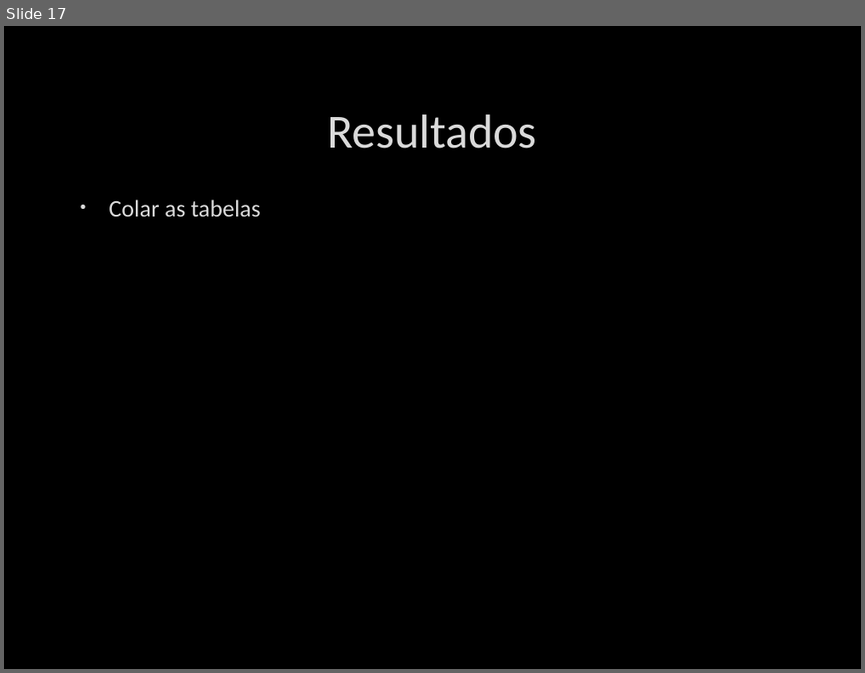
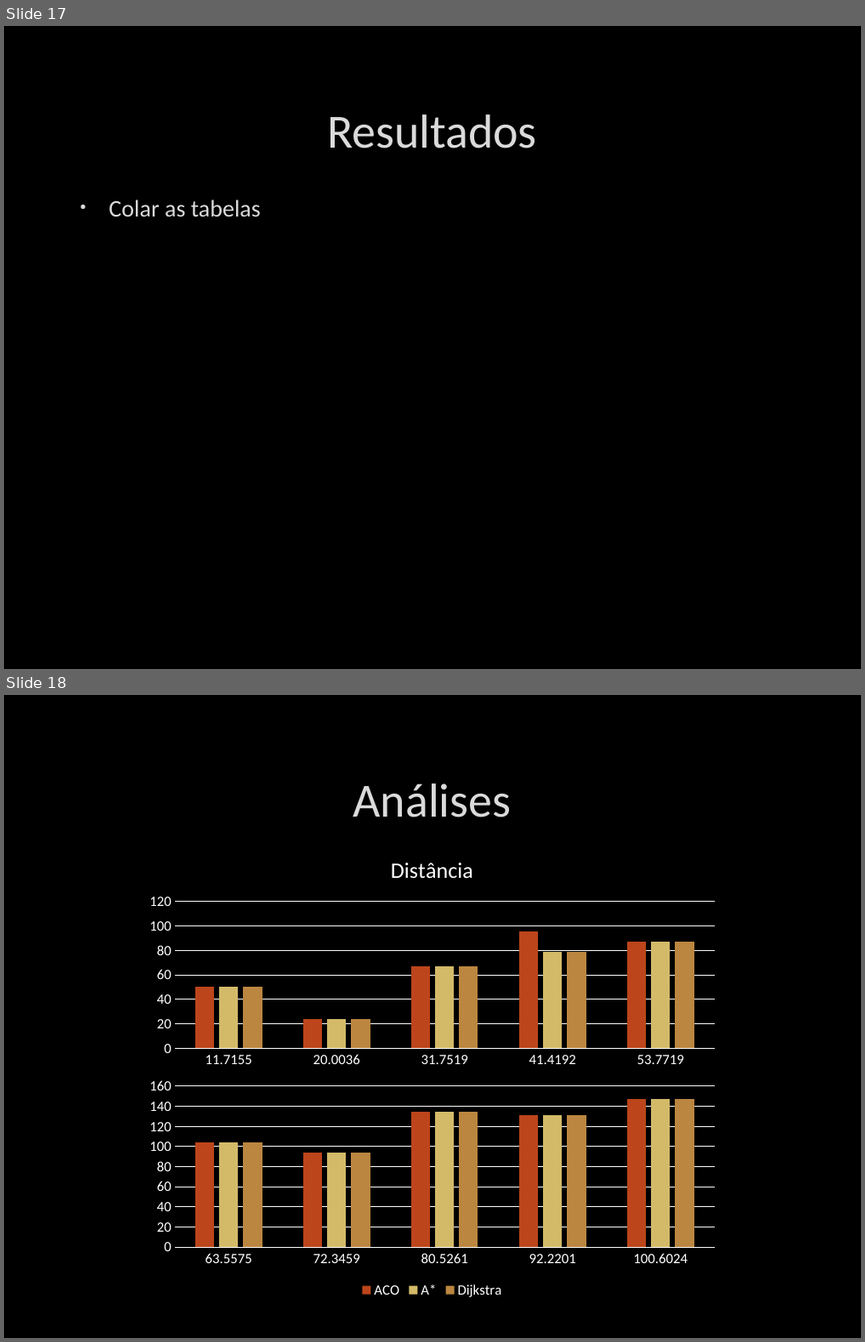
Before and after one commit to whschettert/ACO-Algorithm-for-Shortest-Path, a slide deck: Um Algoritmo de Colônia de Formigas para Otimização.pptx. Shown one above the other, each under a label of ours: slide 17 before the commit, slides 17 and 18 after it. The pictures are 865x673 and 865x1342 pixels, drawn with LibreOffice and Linux fonts; fonts in the diff are those of the drawing; background and template pictures are left out. Boxes give left, top, right and bottom in pixels: in the first picture for what was removed or moved away, otherwise in the second. Text is boxed around its words. In the diff, an @@ line names an element or a change of style, - is before the commit and + after.

```diff
--- a/Um Algoritmo de Colônia de Formigas para Otimização.pptx
+++ b/Um Algoritmo de Colônia de Formigas para Otimização.pptx
@@ slide 18 added at (4,695,861,1338), background picture (left out) @@
@@ title added at (353,783,511,817), 40 pt, text #DADADA @@
+Análises
@@ column chart added at (137,843,726,1073) @@
+title "Distância "
+categories: 11.7155, 20.003599999999999, 31.751899999999999, 41.419199999999996, 53.771900000000002
+Series 1: 50, 24, 67, 96, 87
+Series 2: 50, 24, 67, 79, 87
+Series 3: 50, 24, 67, 79, 87
@@ column chart added at (137,1073,726,1302) @@
+categories: 63.557499999999997, 72.3459, 80.5261, 92.220100000000002, 100.6024
+ACO: 104, 94, 135, 131, 147
+A*: 104, 94, 135, 131, 147
+Dijkstra: 104, 94, 135, 131, 147
```
Also in this commit, not shown: 1 other slide added, 1 slide removed.
